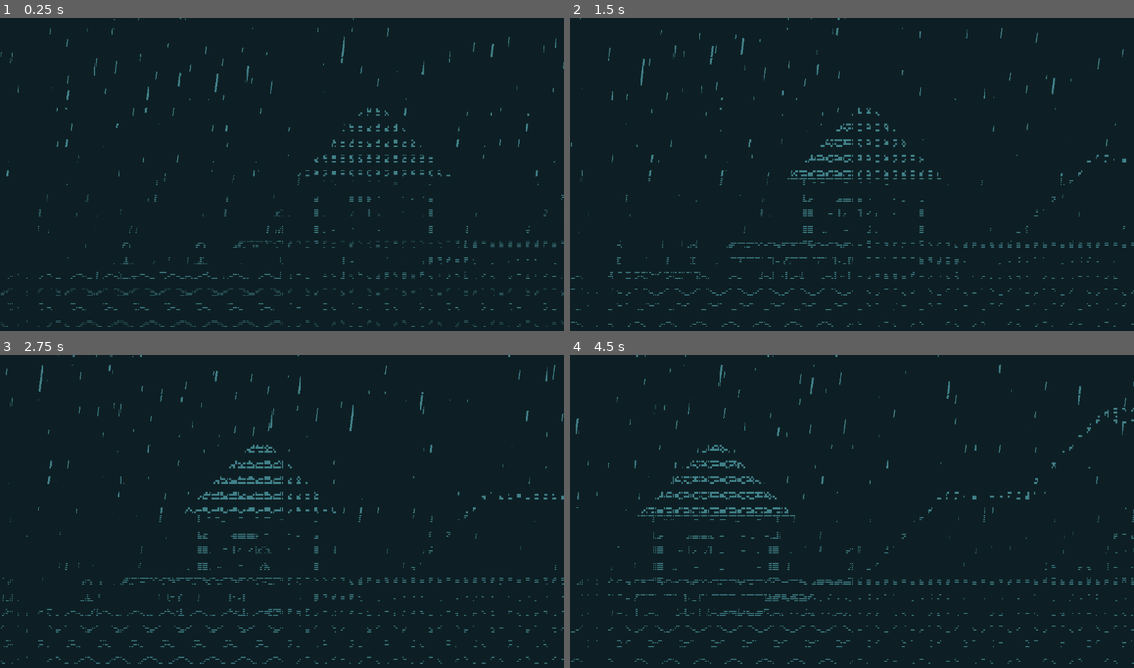
Above: before the commit, frames 1-4 (two rows, left to right).
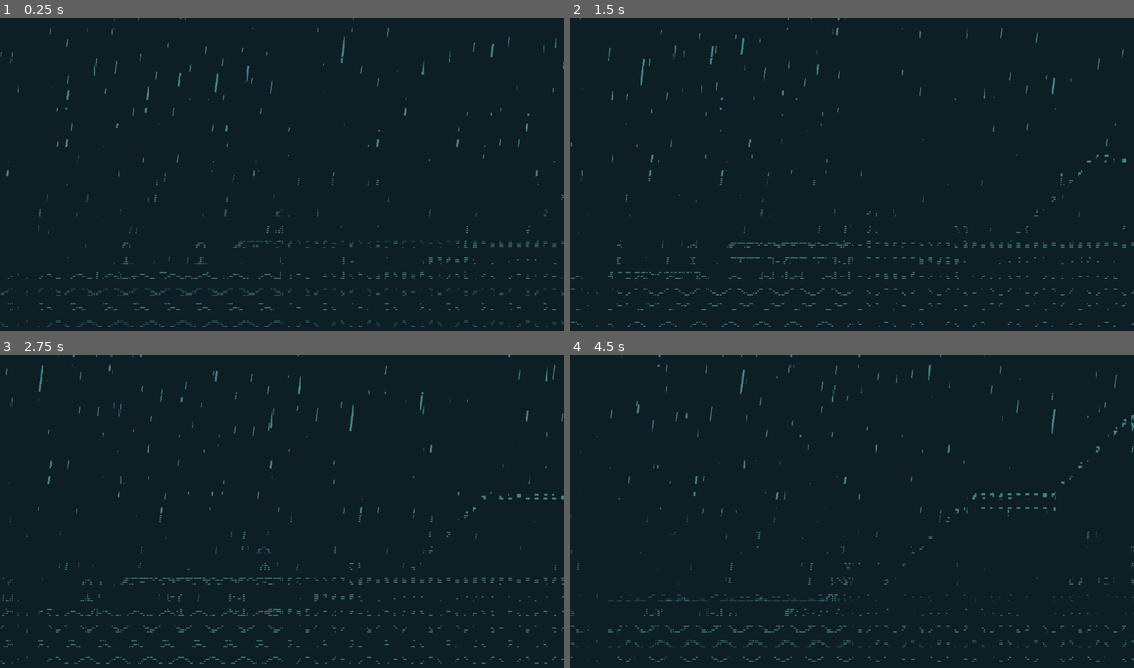
Above: after the commit, the same moments.

Repository: Aledax/1BitGameJam
Game: Godot game, scene res://scenes/world.tscn
The game is run twice, just before and just after one commit, with the same random seed, the same clock (stepped at 60 frames per second) and the same inputs. The engine's default icon, where the game draws it, is replaced by a stand-in: a white triangle on a blue panel in a dark square.
Inputs:
- Up to frame 1 (0.25 s): no input
- Up to frame 2 (1.5 s): hold E (interact) 0.53-1.28 s; hold D (move_right) from 0.53 s (still down); tap Space (jump) at 0.77 s; tap E (interact) at 1.35 s
- Up to frame 3 (2.75 s): tap Space (jump) at 1.52 s; release D (move_right) at 2.03 s; hold A (move_left) from 2.03 s (still down); hold E (interact) from 2.03 s (still down)
- Up to frame 4 (4.5 s): release A (move_left) at 2.78 s; release E (interact) at 2.78 s; hold D (move_right) 2.78-4.28 s; tap E (interact) at 2.85, 4.35 s; tap Space (jump) at 3.02, 3.77 s; hold E (interact) 3.53-4.28 s; hold A (move_left) from 4.28 s (still down)

The runs differ from the first frame. In frame 1, 0.6% of the frame differs, in the area x 52-80%, y 28-72%; in frame 2, 0.9%; in frame 3, 1.1%; in frame 4, 4.4%, in the area x 0-100%, y 0-99%.

Commit message:
small box works with flying bug

Diff:
--- a/scenes/character_body.tscn
+++ b/scenes/character_body.tscn
@@ -11,7 +11,7 @@
 [node name="CharacterBody" type="CharacterBody2D"]
 process_mode = 1
 collision_layer = 4
-collision_mask = 3
+collision_mask = 35
 script = ExtResource("1_y0v03")
 
 [node name="CharacterSprites" type="AnimatedSprite2D" parent="."]
--- /dev/null
+++ b/scenes/small_box.tscn
@@ -0,0 +1,20 @@
+[gd_scene load_steps=4 format=3 uid="uid://cxafrx01flt0s"]
+
+[ext_resource type="Texture2D" uid="uid://bp7lq3t0ha2kr" path="res://art/environment/boxes/small_box.png" id="1_7sg4q"]
+[ext_resource type="Script" path="res://scripts/small_box.gd" id="1_8o0m0"]
+
+[sub_resource type="RectangleShape2D" id="RectangleShape2D_jdeq4"]
+size = Vector2(8, 8)
+
+[node name="SmallBox" type="RigidBody2D"]
+position = Vector2(-52, -184)
+collision_layer = 32
+script = ExtResource("1_8o0m0")
+
+[node name="Sprite2D" type="Sprite2D" parent="."]
+scale = Vector2(2, 2)
+texture = ExtResource("1_7sg4q")
+
+[node name="CollisionShape2D" type="CollisionShape2D" parent="."]
+scale = Vector2(2, 2)
+shape = SubResource("RectangleShape2D_jdeq4")
--- a/scenes/textInteractible.tscn
+++ b/scenes/textInteractible.tscn
@@ -1,20 +1,20 @@
-[gd_scene load_steps=5 format=3 uid="uid://wd1qqpikm7tp"]
+[gd_scene load_steps=5 format=3 uid="uid://byku54wkgnbd"]
 
-[ext_resource type="Script" path="res://scripts/parent_text.gd" id="1_67f3k"]
+[ext_resource type="Script" path="res://scripts/text_interactible.gd" id="1_2wbqj"]
 [ext_resource type="Texture2D" uid="uid://ckjaol77a5a4v" path="res://art/characters/icon.svg" id="1_71q17"]
-[ext_resource type="Script" path="res://scripts/text_interactible.gd" id="2_867c4"]
+[ext_resource type="Script" path="res://scripts/parent_text.gd" id="1_tjxpn"]
 
 [sub_resource type="RectangleShape2D" id="RectangleShape2D_wj715"]
 size = Vector2(8, 16)
 
 [node name="textInteractible" type="Node2D"]
-script = ExtResource("1_67f3k")
+script = ExtResource("1_tjxpn")
 
 [node name="Area2D" type="Area2D" parent="."]
 process_mode = 3
 collision_layer = 2
 collision_mask = 4
-script = ExtResource("2_867c4")
+script = ExtResource("1_2wbqj")
 
 [node name="Sprite2D" type="Sprite2D" parent="Area2D"]
 visible = false
--- a/scenes/tilemap.tscn
+++ b/scenes/tilemap.tscn
@@ -1,7 +1,8 @@
-[gd_scene load_steps=6 format=3 uid="uid://clckcr4rfv68v"]
+[gd_scene load_steps=9 format=3 uid="uid://clckcr4rfv68v"]
 
 [ext_resource type="Texture2D" uid="uid://x3lqfkasu2yg" path="res://art/environment/TestTileset.png" id="1_2kdm5"]
-[ext_resource type="TileSet" uid="uid://di7rjd5x4uhnv" path="res://art/environment/tilemap.tres" id="2_oojs6"]
+[ext_resource type="TileSet" uid="uid://bxuyex31wei33" path="res://art/environment/tilemap.tres" id="2_oojs6"]
+[ext_resource type="Texture2D" uid="uid://bas81v52s7x2q" path="res://art/environment/tileset.png" id="3_f782c"]
 
 [sub_resource type="TileMapPattern" id="TileMapPattern_5sgd3"]
 tile_data = PackedInt32Array(0, 262144, 3, 65536, 262144, 4)
@@ -114,6 +115,106 @@
 sources/0 = SubResource("TileSetAtlasSource_ijvda")
 pattern_0 = SubResource("TileMapPattern_5sgd3")
 
+[sub_resource type="TileSetAtlasSource" id="TileSetAtlasSource_t5ty1"]
+texture = ExtResource("3_f782c")
+0:0/0 = 0
+1:0/0 = 0
+2:0/0 = 0
+3:0/0 = 0
+4:0/0 = 0
+5:0/0 = 0
+6:0/0 = 0
+7:0/0 = 0
+8:0/0 = 0
+10:0/0 = 0
+11:0/0 = 0
+12:0/0 = 0
+13:0/0 = 0
+14:0/0 = 0
+15:0/0 = 0
+0:1/0 = 0
+1:1/0 = 0
+2:1/0 = 0
+3:1/0 = 0
+4:1/0 = 0
+5:1/0 = 0
+6:1/0 = 0
+7:1/0 = 0
+8:1/0 = 0
+9:1/0 = 0
+10:1/0 = 0
+15:1/0 = 0
+0:2/0 = 0
+1:2/0 = 0
+2:2/0 = 0
+3:2/0 = 0
+4:2/0 = 0
+5:2/0 = 0
+6:2/0 = 0
+7:2/0 = 0
+8:2/0 = 0
+9:2/0 = 0
+10:2/0 = 0
+15:2/0 = 0
+0:3/0 = 0
+1:3/0 = 0
+2:3/0 = 0
+3:3/0 = 0
+4:3/0 = 0
+5:3/0 = 0
+6:3/0 = 0
+7:3/0 = 0
+8:3/0 = 0
+9:3/0 = 0
+10:3/0 = 0
+15:3/0 = 0
+0:4/0 = 0
+1:4/0 = 0
+2:4/0 = 0
+3:4/0 = 0
+4:4/0 = 0
+5:4/0 = 0
+6:4/0 = 0
+7:4/0 = 0
+8:4/0 = 0
+9:4/0 = 0
+10:4/0 = 0
+15:4/0 = 0
+0:5/0 = 0
+1:5/0 = 0
+2:5/0 = 0
+3:5/0 = 0
+4:5/0 = 0
+5:5/0 = 0
+6:5/0 = 0
+7:5/0 = 0
+8:5/0 = 0
+9:5/0 = 0
+10:5/0 = 0
+11:5/0 = 0
+12:5/0 = 0
+13:5/0 = 0
+14:5/0 = 0
+15:5/0 = 0
+0:6/0 = 0
+1:6/0 = 0
+2:6/0 = 0
+3:6/0 = 0
+4:6/0 = 0
+5:6/0 = 0
+6:6/0 = 0
+7:6/0 = 0
+8:6/0 = 0
+0:7/0 = 0
+1:7/0 = 0
+2:7/0 = 0
+3:7/0 = 0
+4:7/0 = 0
+5:7/0 = 0
+
+[sub_resource type="TileSet" id="TileSet_51ufq"]
+sources/0 = SubResource("TileSetAtlasSource_t5ty1")
+
 [node name="tilemap" type="Node2D"]
 
 [node name="DeprecatedTileMap" type="TileMap" parent="."]
@@ -138,6 +239,6 @@
 [node name="FishingHut" type="TileMap" parent="."]
 texture_filter = 1
 scale = Vector2(2, 2)
-tile_set = ExtResource("2_oojs6")
+tile_set = SubResource("TileSet_51ufq")
 format = 2
 layer_0/tile_data = PackedInt32Array(-65543, 1114113, 9, -7, 1114113, 11, 65529, 917505, 13, 131065, 851969, 10, -65542 …(1138 unchanged characters)…
--- a/scenes/world.tscn
+++ b/scenes/world.tscn
@@ -1,12 +1,13 @@
-[gd_scene load_steps=10 format=3 uid="uid://dumikbijboqau"]
+[gd_scene load_steps=11 format=3 uid="uid://dumikbijboqau"]
 
 [ext_resource type="PackedScene" uid="uid://blsmlcqsabcqp" path="res://scenes/ocean.tscn" id="1_515n2"]
-[ext_resource type="PackedScene" uid="uid://ddqolw7q5dgvk" path="res://scenes/rain.tscn" id="1_b2hkm"]
+[ext_resource type="PackedScene" uid="uid://cjsrn7b5n7yc7" path="res://scenes/rain.tscn" id="1_b2hkm"]
 [ext_resource type="Script" path="res://scripts/world.gd" id="1_xhps8"]
 [ext_resource type="Shader" path="res://shaders/color_mask.gdshader" id="2_w2ymm"]
 [ext_resource type="PackedScene" uid="uid://clckcr4rfv68v" path="res://scenes/tilemap.tscn" id="3_igu0m"]
 [ext_resource type="PackedScene" uid="uid://c4kib2keda0di" path="res://scenes/player.tscn" id="4_abvef"]
 [ext_resource type="PackedScene" uid="uid://32nsi8hdnoit" path="res://scenes/auto_tile_test.tscn" id="6_vnjve"]
+[ext_resource type="PackedScene" uid="uid://cxafrx01flt0s" path="res://scenes/small_box.tscn" id="8_b67pu"]
 [ext_resource type="PackedScene" uid="uid://cyyxokoi2dp6o" path="res://scenes/npctest.tscn" id="9_2rdoe"]
 
 [sub_resource type="ShaderMaterial" id="ShaderMaterial_q6ytt"]
@@ -52,6 +53,8 @@
 position = Vector2(155, -176)
 scale = Vector2(2, 2)
 
+[node name="SmallBox" parent="." instance=ExtResource("8_b67pu")]
+
 [node name="Ocean" parent="." instance=ExtResource("1_515n2")]
 position = Vector2(-500, 0)
 scale = Vector2(2, 2)
--- a/scripts/character_body.gd
+++ b/scripts/character_body.gd
@@ -89,6 +89,9 @@
 		if collision.get_collider().has_method("collide_player"):
 			collision.get_collider().collide_player()
 
+		if collision.get_collider().has_method("pushed_by_player"):
+			collision.get_collider().pushed_by_player(-collision.get_normal() * 50)
+
 	# Exported variables
 	if velocity.x < 0:
 		horizontal_movement = -1
--- /dev/null
+++ b/scripts/small_box.gd
@@ -0,0 +1,5 @@
+extends RigidBody2D
+
+func pushed_by_player(normal):
+	print(normal)
+	apply_impulse(Vector2(normal.x, 0))
Binary file added: art/environment/boxes/small_box.png
Not shown, added: art/environment/boxes/small_box.png.import
Not shown: 1 places in art/environment/tilemap.tres that only renumber resources
Not shown: 1 places in scenes/character_body.tscn that only renumber resources
Not shown: 1 places in scenes/npc.tscn that only renumber resources
Not shown: 1 places in scenes/player.tscn that only renumber resources
